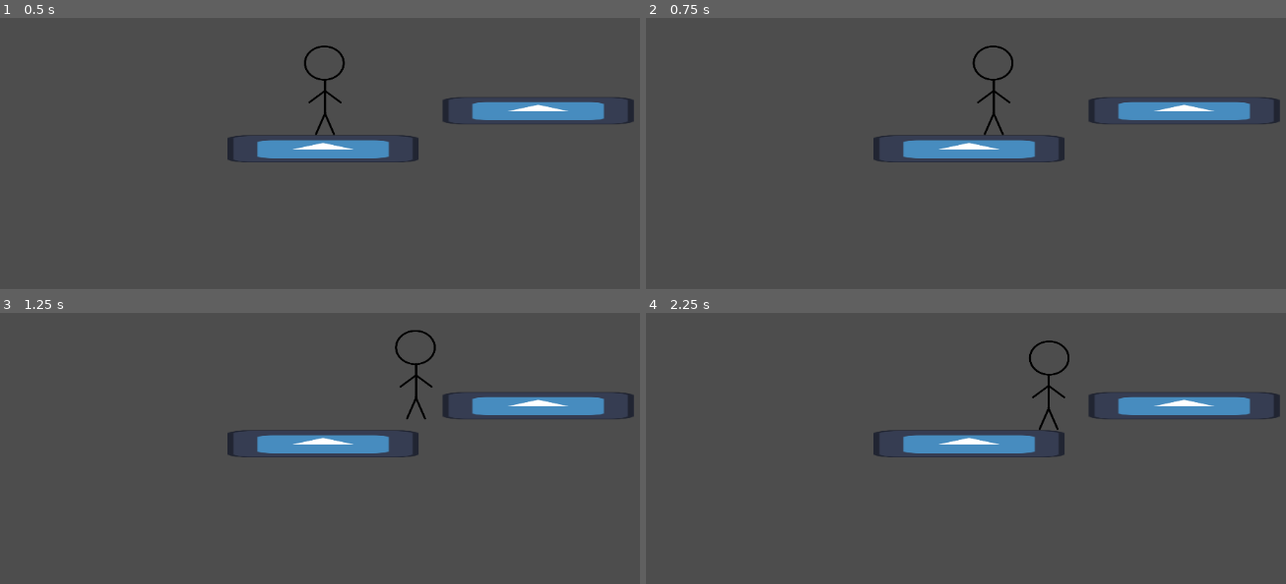
Above: before the commit, frames 1-4 (two rows, left to right).
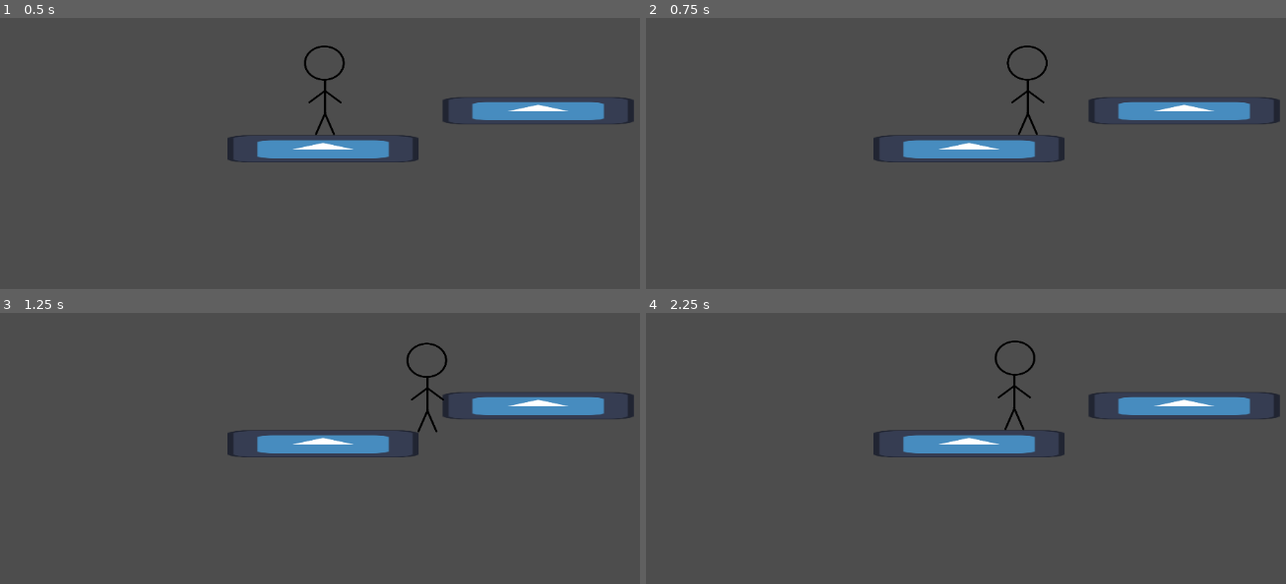
Above: after the commit, the same moments.

Repository: Zofia-Szybalska/ThFaith
Game: Godot game, scene res://scenes/test_scene.tscn
Two runs of this game, one before a commit and one after it. Both use one fixed random seed, a clock stepped at 60 frames per second and the inputs below. The engine's default icon, where the game draws it, is replaced by a stand-in: a white triangle on a blue panel in a dark square.
Inputs:
- Up to frame 1 (0.5 s): no input
- Up to frame 2 (0.75 s): hold D (right) from 0.53 s (still down); tap Ctrl (dash, bound only after the commit) at 0.6 s
- Up to frame 3 (1.25 s): keep holding D (right); tap Space (jump) at 0.77 s
- Up to frame 4 (2.25 s): tap Ctrl (dash, bound only after the commit) at 1.35, 2.1 s; tap Space (jump) at 1.52 s; release D (right) at 2.03 s; hold A (left) from 2.03 s (still down)

Frame 1 is identical in both runs. In frame 2, 0.6% of the frame differs, in the area x 51-63%, y 10-44%; in frame 3, 0.6%; in frame 4, 0.6%.

Commit message:
Add dash

Diff:
--- a/project.godot
+++ b/project.godot
@@ -46,6 +46,11 @@
 "events": [Object(InputEventKey,"resource_local_to_scene":false,"resource_name":"","device":-1,"window_id":0,"alt_pressed":false,"shift_pressed":false,"ctrl_pressed":false,"meta_pressed":false,"pressed":false,"keycode":0,"physical_keycode":32,"key_label":0,"unicode":32,"echo":false,"script":null)
 ]
 }
+dash={
+"deadzone": 0.5,
+"events": [Object(InputEventKey,"resource_local_to_scene":false,"resource_name":"","device":-1,"window_id":0,"alt_pressed":false,"shift_pressed":false,"ctrl_pressed":false,"meta_pressed":false,"pressed":false,"keycode":0,"physical_keycode":4194326,"key_label":0,"unicode":0,"echo":false,"script":null)
+]
+}
 
 [layer_names]
 
--- a/scenes/player.tscn
+++ b/scenes/player.tscn
@@ -7,6 +7,7 @@
 [ext_resource type="Script" path="res://scripts/Run.gd" id="5_ig7k5"]
 [ext_resource type="Script" path="res://scripts/Jump.gd" id="6_vfmla"]
 [ext_resource type="Script" path="res://scripts/Fall.gd" id="7_mwuny"]
+[ext_resource type="Script" path="res://scripts/Dash.gd" id="8_1pbqe"]
 
 [sub_resource type="CapsuleShape2D" id="CapsuleShape2D_rphv7"]
 radius = 23.0
@@ -16,6 +17,7 @@
 collision_layer = 2
 collision_mask = 5
 script = ExtResource("1_weano")
+dash_speed = 700
 
 [node name="CollisionShape2D" type="CollisionShape2D" parent="."]
 shape = SubResource("CapsuleShape2D_rphv7")
@@ -39,3 +41,6 @@
 
 [node name="Fall" type="Node2D" parent="StateMachine"]
 script = ExtResource("7_mwuny")
+
+[node name="Dash" type="Node2D" parent="StateMachine"]
+script = ExtResource("8_1pbqe")
--- /dev/null
+++ b/scripts/Dash.gd
@@ -0,0 +1,28 @@
+extends State
+
+@export var dash_duration : float = .3
+var elapsed_dash := 0.0
+var dash_direction = 1
+
+func enter(msg := {}) -> void:
+	owner.velocity.y = 0
+	if (msg.has("air_dash")):
+		owner.can_dash = false
+	elapsed_dash = 0
+	if owner.sprite.flip_h == true:
+		dash_direction = -1
+	else:
+		dash_direction = 1
+
+func physics_update(delta: float) -> void:
+	owner.velocity.x = owner.dash_speed * dash_direction
+	elapsed_dash += delta
+	if elapsed_dash >= dash_duration:
+		if owner.is_on_floor():
+			owner.can_dash = true
+			if is_equal_approx(owner.velocity.x, 0.0):
+				state_machine.transition_to("Idle")
+			else:
+				state_machine.transition_to("Run")
+		else:
+			state_machine.transition_to("Fall")
--- a/scripts/Fall.gd
+++ b/scripts/Fall.gd
@@ -27,5 +27,7 @@
 			owner.can_double_jump = false
 			state_machine.transition_to("Jump", {second_jump = true})
 		return
+	if Input.is_action_just_pressed("dash") and owner.can_dash:
+		state_machine.transition_to("Dash", {air_dash = true})
 	owner.velocity.x = owner.speed * owner.direction
 	owner.velocity.y += owner.gravity * delta
--- a/scripts/Idle.gd
+++ b/scripts/Idle.gd
@@ -3,6 +3,7 @@
 func enter(_msg := {}) -> void:
 	owner.velocity = Vector2.ZERO
 	owner.can_double_jump = true
+	owner.can_dash = true
 
 func update(_delta: float) -> void:
 	if not owner.is_on_floor():
@@ -11,5 +12,7 @@
 
 	if Input.is_action_just_pressed("jump"):
 		state_machine.transition_to("Jump")
-	elif Input.is_action_pressed("left") or Input.is_action_pressed("right"):
+	if Input.is_action_pressed("left") or Input.is_action_pressed("right"):
 		state_machine.transition_to("Run")
+	if Input.is_action_just_pressed("dash"):
+		state_machine.transition_to("Dash")
--- a/scripts/Jump.gd
+++ b/scripts/Jump.gd
@@ -14,6 +14,9 @@
 	elapsed_jump += delta
 	if Input.is_action_just_released("jump") or elapsed_jump >= jump_duration:
 		state_machine.transition_to("Fall")
+	if Input.is_action_just_pressed("dash") and owner.can_dash:
+		state_machine.transition_to("Dash", {air_dash = true})
+		##TODO gdzies znieminic dash na nieaktywny
 	owner.velocity.x = owner.speed * owner.direction
 	if owner.is_on_floor():
 		if is_equal_approx(owner.velocity.x, 0.0):
--- a/scripts/Run.gd
+++ b/scripts/Run.gd
@@ -3,6 +3,7 @@
 
 func enter(_msg := {}) -> void:
 	owner.can_double_jump = true
+	owner.can_dash = true
 
 func physics_update(delta: float) -> void:
 	if not owner.is_on_floor():
@@ -16,5 +17,7 @@
 	owner.velocity.y += owner.gravity * delta
 	if Input.is_action_just_pressed("jump"):
 		state_machine.transition_to("Jump")
+	if Input.is_action_just_pressed("dash"):
+		state_machine.transition_to("Dash")
 	elif is_equal_approx(owner.direction, 0.0):
 		state_machine.transition_to("Idle")
--- a/scripts/player.gd
+++ b/scripts/player.gd
@@ -3,12 +3,14 @@
 @export var speed : int = 200
 @export var jump_force : int = 175
 @export var gravity : int = 900
+@export var dash_speed : int = 500
 
 @onready var sprite = $Sprite2D
 
 @onready var fsm := $StateMachine
 
 var can_double_jump: bool = true
+var can_dash: bool = true
 var direction = 1
 
 func _physics_process(_delta):
Not shown: 1 places in scenes/player.tscn that only renumber resources
